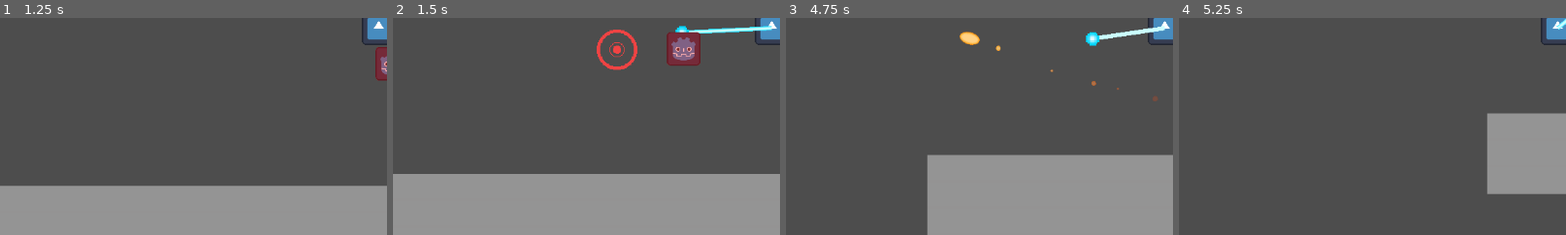
Above: before the commit, frames 1-4 (left to right).
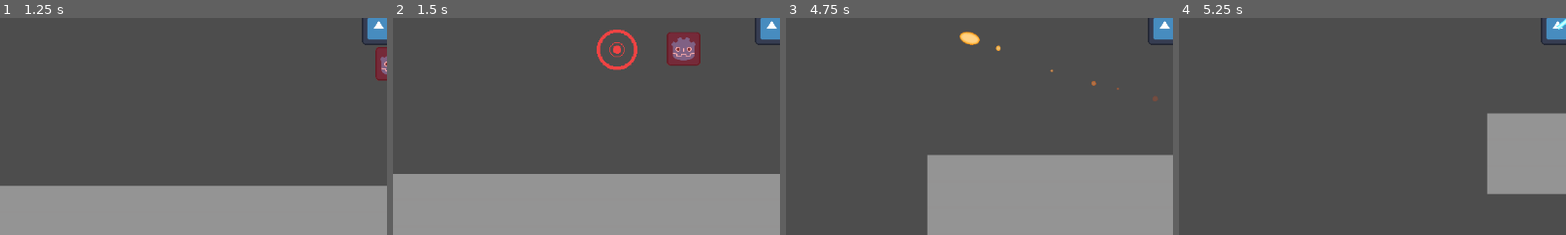
Above: after the commit, the same moments.

Repository: turtlestump/robot-game
Game: Godot game, scene res://Assets/Scenes/test.tscn
The game is run twice, just before and just after one commit, with the same random seed, the same clock (stepped at 60 frames per second) and the same inputs. The engine's default icon, where the game draws it, is replaced by a stand-in: a white triangle on a blue panel in a dark square.
Inputs (mouse positions are % of the whole screen's width and height, from its top left):
- Up to frame 1 (1.25 s): tap Enter at 0.5 s; move the mouse to (72, 45) at 0.52 s; hold D (move_right) from 0.53 s (still down); hold Right mouse button (grapple) from 0.53 s (still down); tap Space (jump) at 0.77 s
- Up to frame 2 (1.5 s): keep holding D (move_right); move the mouse to (30, 55) at 1.27 s; release Right mouse button (grapple) at 1.28 s; right-click (30, 55) at 1.35 s
- Up to frame 3 (4.75 s): tap Space (jump) at 1.52, 3.02, 3.77, 4.52 s; move the mouse to (60, 28) at 2.02 s; release D (move_right) at 2.03 s; hold A (move_left) 2.03-2.78 s; hold Right mouse button (grapple) 2.03-2.78 s; click (60, 28) at 2.1 s; move the mouse to (45, 70) at 2.77 s; hold D (move_right) 2.78-4.28 s; right-click (45, 70) at 2.85 s; move the mouse to (80, 65) at 3.52 s; hold Right mouse button (grapple) 3.53-4.28 s; tap Escape (debug_reset) at 4.15 s; move the mouse to (20, 35) at 4.27 s; hold A (move_left) from 4.28 s (still down); click (20, 35) at 4.35 s; right-click (20, 35) at 4.55 s
- Up to frame 4 (5.25 s): move the mouse to (55, 50) at 5.02 s; release A (move_left) at 5.03 s; hold D (move_right) from 5.03 s (still down); hold Right mouse button (grapple) from 5.03 s (still down)
The pictures show only the part of the screen within x 1-51%, y 48-98%; the shares and areas given below are measured in that part.

Frame 1 is identical in both runs. In frame 2, 0.5% of the frame differs, in the area x 72-98%, y 3-8%; in frame 3, 0.6%, in the area x 77-98%, y 3-13%; in frame 4, nothing differs.

Commit message:
fixed grappling

Diff:
--- a/Assets/Scripts/grapple.gd
+++ b/Assets/Scripts/grapple.gd
@@ -1,104 +1,114 @@
-extends	Line2D
-
-@export	var	head: Node2D
-@export	var	max_length:	float =	150.0
-@export	var	extend_speed: float	= 600.0
-@export	var	retract_speed: float = 1200.0
-var	grapple_point: Area2D =	null
+extends Line2D
 
 signal grappled(center_point: Vector2)
 
-var	extending := false
-var	retracting := false
-var	latched	:= false
+@export var head: Node2D
+@export var max_length: float = 150.0
+@export var extend_speed: float = 600.0
+@export var retract_speed: float = 1200.0
 
-var	from := Vector2.ZERO
-var	to := Vector2.ZERO
-var	direction := Vector2.ZERO
-var	length := 0.0
+var extending := false
+var retracting := false
+var latched := false
+
+var grapple_point: Area2D = null
+var from := Vector2.ZERO
+var to := Vector2.ZERO
+var direction := Vector2.RIGHT
+var length := 0.0
 
 func _ready() -> void:
 	clear_points()
-	add_point(Vector2.ZERO)
-	add_point(Vector2.ZERO)
-	visible	= false
-	if head: head.visible =	false
+	add_point(Vector2.ZERO)  # start (local)
+	add_point(Vector2.ZERO)  # end (local)
+	_set_visible(false)
+	if is_instance_valid(head):
+		head.top_level = true  # so we can place it in world space cleanly
 
-func fire(target_position: Vector2):
-	extending =	true
+func fire(target_position: Vector2) -> void:
+	from = global_position
+	to = target_position
+	direction = (to - from).normalized()
+	length = 0.0
+	extending = true
 	retracting = false
-	latched	= false
-	visible	= true
-	if head: head.visible =	true
+	latched = false
+	grapple_point = null
+	_set_visible(true)
+	_draw_unlatched_end(from + direction * length)
 
-	from = global_position				 # assuming	Line2D is a	child of the player
-	to = target_position
-	direction =	(to	- from).normalized()
-	length = 0.0
+func begin_retract() -> void:
+	if !retracting:
+		retracting = true
+		extending = false
+		latched = false
+		grapple_point = null
+		# keep current direction so retract looks natural
 
-func _process(delta: float)	-> void:
+func _process(delta: float) -> void:
 	from = global_position
-
-	if latched and grapple_point:
-		# pin end to grapple point
-		var	end_local := to_local(grapple_point.global_position)
-		set_point_position(0, Vector2.ZERO)
-		set_point_position(1, end_local)
-		if head: head.global_position =	grapple_point.global_position
+	if latched and is_instance_valid(grapple_point):
+		# Pin end to grapple point
+		var end_global := grapple_point.global_position
+		_draw_latched_end(end_global)
+		# keep direction/length updated so a later retract is smooth
+		length = from.distance_to(end_global)
+		if length > 0.0:
+			direction = (end_global - from).normalized()
 		return
 
 	if extending:
-		extend(delta)
+		length = min(length + extend_speed * delta, max_length)
+		direction = (to - from).normalized()
+		var end_global := from + direction * length
+		_draw_unlatched_end(end_global)
+		if length >= max_length:
+			# max reached without latching → start retract
+			retracting = true
+			extending = false
+
 	elif retracting:
-		retract(delta)
+		length = max(length - retract_speed * delta, 0.0)
+		var end_global := from + direction * length
+		_draw_unlatched_end(end_global)
+		if length <= 0.0:
+			_set_visible(false)
+			retracting = false  # back to idle
 
-func extend(delta: float) -> void:
-	length = min(length	+ extend_speed * delta,	max_length)
-	direction =	(to	- from).normalized()
+	# idle: nothing to draw; visibility is already handled when length hits 0
 
+func _on_area_2d_area_entered(area: Area2D) -> void:
+	if area.is_in_group("Grapple-Point") and extending:
+		extending = false
+		retracting = false
+		latched = true
+		grapple_point = area
+		var end_global := area.global_position
+		_draw_latched_end(end_global)
+		length = from.distance_to(end_global)
+		if length > 0.0:
+			direction = (end_global - from).normalized()
+		emit_signal("grappled", end_global)
+
+func _on_area_2d_body_entered(body: Node2D) -> void:
+	if body.is_in_group("World"):
+		begin_retract()
+
+# ----------------- helpers (tiny & focused) -----------------
+
+func _set_visible(v: bool) -> void:
+	visible = v
+	if is_instance_valid(head):
+		head.visible = v
+
+func _draw_unlatched_end(end_global: Vector2) -> void:
 	set_point_position(0, Vector2.ZERO)
-	set_point_position(1, direction	* length)
-	if head: head.global_position =	from + direction * length
+	set_point_position(1, to_local(end_global))
+	if is_instance_valid(head):
+		head.global_position = end_global
 
-	# reached max →	start retract
-	if length >= max_length:
-		extending =	false
-		retracting = true
-
-func retract(delta:	float) -> void:
-	length = max(length	- retract_speed	* delta, 0.0)
-	direction =	(to	- from).normalized()
-
+func _draw_latched_end(end_global: Vector2) -> void:
 	set_point_position(0, Vector2.ZERO)
-	set_point_position(1, direction	* length)
-	if head: head.global_position =	from + direction * length
-
-	if length <= 0.0:
-		visible	= false
-		if head: head.visible =	false
-		grapple_point =	null
-		latched	= false
-
-func _on_area_2d_area_entered(area:	Area2D)	-> void:
-	if area.is_in_group("Grapple-Point"):
-		extending =	false
-		retracting = false
-		latched	= true
-		grapple_point =	area
-
-		# snap the line	immediately	to the contact point
-		var	end_local := to_local(area.global_position)
-		set_point_position(0, Vector2.ZERO)
-		set_point_position(1, end_local)
-		if head:
-			head.global_position = area.global_position
-
-		emit_signal("grappled",	area.global_position)
-
-func _on_area_2d_body_entered(body:	Node2D)	-> void:
-	if body.is_in_group("World"):
-		# hit world: unlatch and retract
-		latched	= false
-		grapple_point =	null
-		extending =	false
-		retracting = true
+	set_point_position(1, to_local(end_global))
+	if is_instance_valid(head):
+		head.global_position = end_global
--- a/Assets/Scripts/player.gd
+++ b/Assets/Scripts/player.gd
@@ -31,8 +31,8 @@
 		global_position	= initial_position
 		velocity = Vector2.ZERO
 		movement_type =	MovementType.WALK
-		grapple_line.retract(delta)
-		print("Player reset to initial position.")
+		grapple_line.begin_retract()
+		print("Player reset	to initial position.")
 
 	if movement_type == MovementType.WALK:
 		# Add the gravity.
@@ -77,23 +77,23 @@
 
 	# Grapple
 	if Input.is_action_just_pressed("grapple"):
-		grapple()
+		grapple_line.fire(reticle.global_position)
 
-	if !Input.is_action_pressed("grapple"):
-		grapple_line.retract(delta)
+	if Input.is_action_just_released("grapple"):
+		grapple_line.begin_retract()
 
 	# If the grapple input is not held and the player is swinging, release the grapple.
 	if !Input.is_action_pressed("grapple") and movement_type == MovementType.SWING:
 		movement_type =	MovementType.WALK
-		grapple_line.retracting = true
+		grapple_line.begin_retract()
 		# Add a	small boost	in the direction of the	current	velocity
 		velocity += velocity.normalized() *	GRAPPLE_BOOST *	0.2
 
 	if movement_type == MovementType.SWING && is_on_floor():
 		# If the player	is swinging	and	touches	the	ground,	switch to WALK mode.
-		print("Landed while swinging, switching to WALK mode.")
+		print("Landed while	swinging, switching	to WALK	mode.")
 		movement_type =	MovementType.WALK
-		grapple_line.retracting = true
+		grapple_line.begin_retract()
 
 	move_and_slide()
 
@@ -106,10 +106,11 @@
 		instance.global_position = global_position
 		instance.rotation =	reticle.global_position.angle_to_point(position) + PI /	2
 
-func grapple() -> void:
-	grapple_line.fire(reticle.global_position)
-
 
 func _on_grappled(center_point:	Vector2) -> void:
+	if is_on_floor():
+		# Don’t	allow a	latched	state on ground; retract right away
+		grapple_line.begin_retract()
+		return
 	movement_type =	MovementType.SWING
 	grapple_point =	center_point
